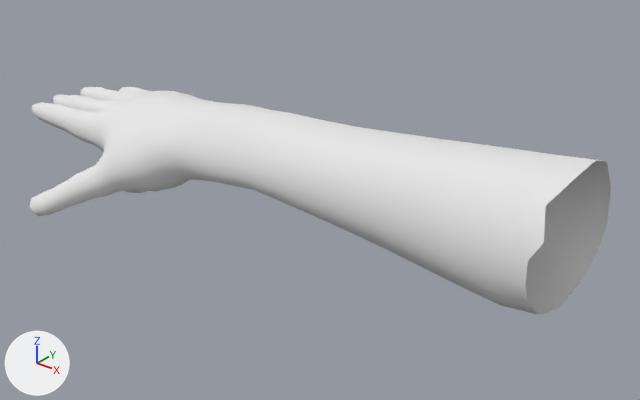
The OBJ model data/mesh/Utah/Uth_Arm_Rt_MshShape.obj, before and after one commit.
The view is the same before and after, from a camera (50 mm lens) standing at (-22.3, -49.3, 172.3) and looking at (-61.4, -0.3, 141.9). The axes (+X, +Y, +Z) are drawn at lower left. The lights are the same throughout. Where no turn or scale is listed for an object, it has been applied to the vertices.

Objects in the first picture: 'Uth_Arm_Rt_MshShape'.
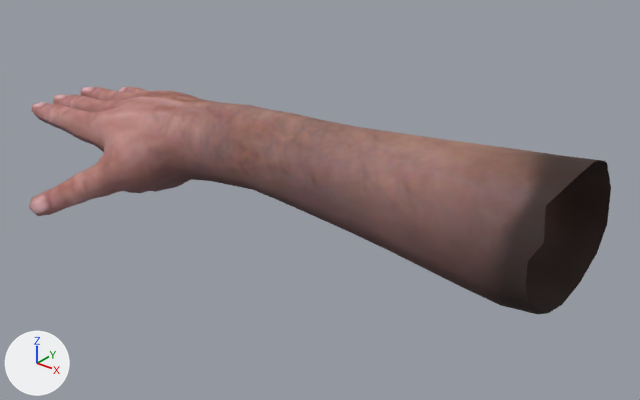
What differs and where, as boxes (x1, y1, x2, y2) in the pictures (640 x 400 px):
'Uth_Arm_Rt_MshShape', surface changed (white to brown)
    both: (29, 87, 611, 314)

The change, as a list of edits to the scene's bpy script:
```text
Add img_chrutah_body_diffuse_dds:
    img_chrutah_body_diffuse_dds = load_image('ChrUtah_Body_Diffuse.dds', 'ChrUtah_Body_Diffuse.dds', 2048, 2048, 'sRGB')
Add img_chrutah_body_normal_dds:
    img_chrutah_body_normal_dds = load_image('ChrUtah_Body_Normal.dds', 'ChrUtah_Body_Normal.dds', 2048, 2048, 'sRGB')
Change mat_chrutah_mesh_body_sg:
    add n2 = _N.new('ShaderNodeTexImage'); n2.name = 'Image Texture'
    add n2.image = img_chrutah_body_diffuse_dds
    add n3 = _N.new('ShaderNodeTexImage'); n3.name = 'Image Texture.001'
    add n3.image = img_chrutah_body_normal_dds
    add n4 = _N.new('ShaderNodeNormalMap'); n4.name = 'Normal Map'
    add n4.inputs[0].default_value = 0.0  # 'Strength'
    where n0 = _N.new('ShaderNodeBsdfPrincipled'); n0.name = 'Principled BSDF'
    add _L.new(n2.outputs[0], n0.inputs[0])  # 'Color' to 'Base Color'
    add _L.new(n3.outputs[0], n4.inputs[1])  # 'Color' to 'Color'
    add _L.new(n4.outputs[0], n0.inputs[5])  # 'Normal' to 'Normal'
```
